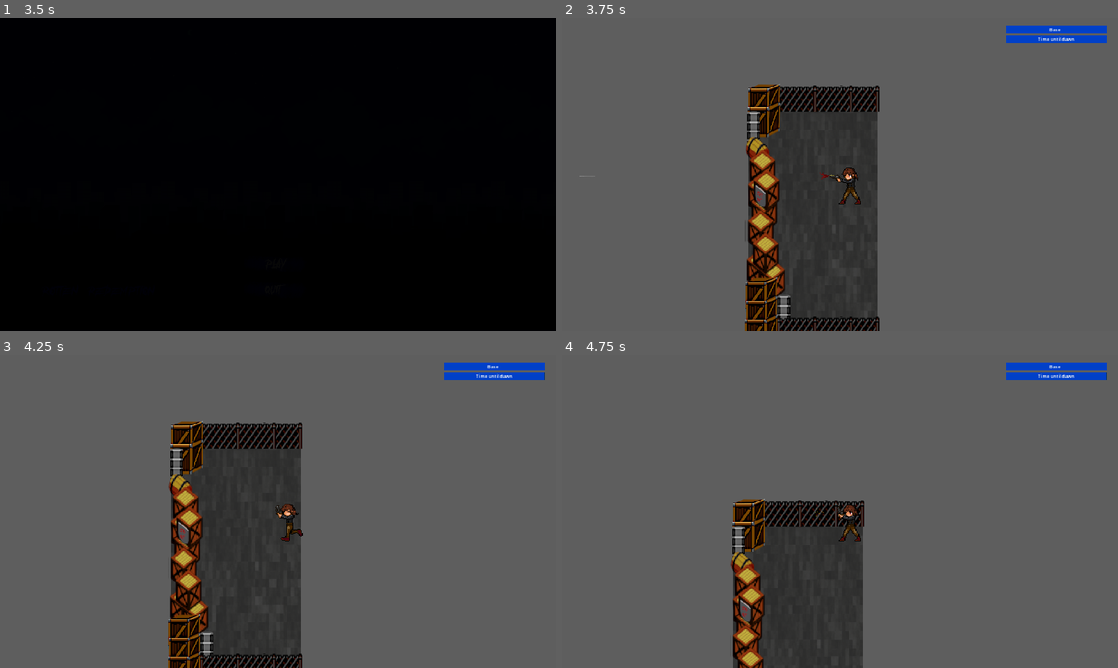
Above: before the commit, frames 1-4 (two rows, left to right).
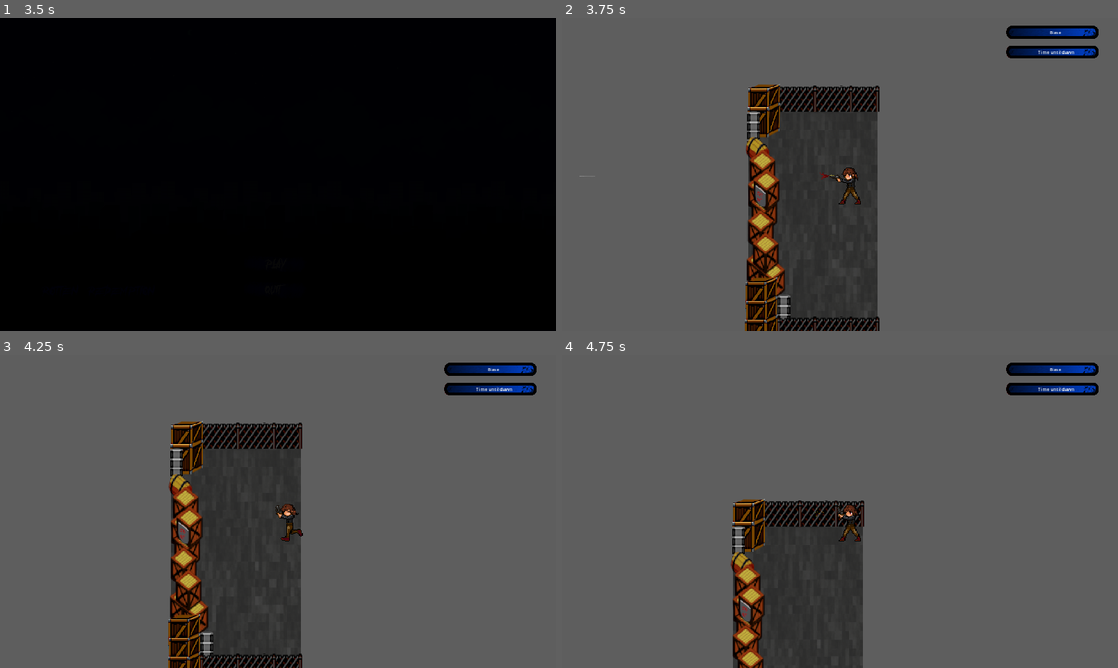
Above: after the commit, the same moments.

Repository: SysForgeStudio/rotten-redemption
Game: Godot game, scene res://Menu/main_menu.tscn
The game is run twice, just before and just after one commit, with the same random seed, the same clock (stepped at 60 frames per second) and the same inputs.
Inputs (mouse positions are in pixels of both pictures, inside the frame that each line leads up to):
- Up to frame 1 (3.5 s): click (278, 265) at 0.5 s; click (278, 265) at 1.25 s; move the mouse to (400, 158) at 2.02 s; hold D (move_right) 2.03-2.78 s; click (400, 158) at 2.1 s; move the mouse to (166, 190) at 2.77 s; hold S (move_down) from 2.78 s (still down); click (166, 190) at 2.85 s
- Up to frame 2 (3.75 s): move the mouse to (895, 105) at 3.52 s; release S (move_down) at 3.53 s; hold D (move_right) from 3.53 s (still down); click (895, 105) at 3.6 s
- Up to frame 3 (4.25 s): keep holding D (move_right)
- Up to frame 4 (4.75 s): move the mouse to (812, 574) at 4.27 s; release D (move_right) at 4.28 s; hold W (move_up) from 4.28 s (still down); click (812, 574) at 4.35 s

Frame 1 is identical in both runs. In frame 2, 1.6% of the frame differs, in the area x 32-98%, y 2-72%; in frame 3, 1.6%; in frame 4, 1.6%.

Commit message:
Progress bars

Diff:
--- a/World/world.gd
+++ b/World/world.gd
@@ -33,6 +33,7 @@
 func _on_base_base_health_depleted():
 	_apply_movement_on_children(get_node("Mobs"))
 	Game.game_over = true
+	get_node("WinTimer").paused = true
 	_change_scene_to_main_menu()
 
 func _on_win_timer_timeout():
--- a/World/world.tscn
+++ b/World/world.tscn
@@ -4,13 +4,9 @@
 [ext_resource type="PackedScene" uid="uid://ctr7fqw36hi21" path="res://World/background.tscn" id="1_u8ywu"]
 [ext_resource type="PackedScene" uid="uid://dgpsr34ysnpew" path="res://World/base.tscn" id="2_0s4u6"]
 [ext_resource type="PackedScene" uid="uid://qui5exiishrc" path="res://Player/player.tscn" id="2_7rait"]
+[ext_resource type="Texture2D" uid="uid://bcc5t86xfk08k" path="res://Menu/barUnder.png" id="2_gocse"]
 [ext_resource type="PackedScene" uid="uid://c4kjxcwaitwcu" path="res://World/wall.tscn" id="3_gev3e"]
-
-[sub_resource type="StyleBoxFlat" id="StyleBoxFlat_032p2"]
-bg_color = Color(0, 0.196078, 0.427451, 1)
-
-[sub_resource type="StyleBoxFlat" id="StyleBoxFlat_tld4h"]
-bg_color = Color(0, 0.25098, 0.784314, 1)
+[ext_resource type="Texture2D" uid="uid://cxgrlo83rs6r3" path="res://Menu/barProgress.png" id="3_it0oi"]
 
 [sub_resource type="Curve2D" id="Curve2D_tqtxj"]
 _data = {
@@ -99,7 +95,7 @@
 
 [node name="CanvasLayer" type="CanvasLayer" parent="."]
 
-[node name="BaseHealth" type="ProgressBar" parent="CanvasLayer"]
+[node name="BaseHealth" type="TextureProgressBar" parent="CanvasLayer"]
 anchors_preset = 1
 anchor_left = 1.0
 anchor_right = 1.0
@@ -108,44 +104,44 @@
 offset_right = -39.0
 offset_bottom = 53.0
 grow_horizontal = 0
-theme_override_styles/background = SubResource("StyleBoxFlat_032p2")
-theme_override_styles/fill = SubResource("StyleBoxFlat_tld4h")
 max_value = 200.0
-show_percentage = false
+texture_under = ExtResource("2_gocse")
+texture_progress = ExtResource("3_it0oi")
+texture_progress_offset = Vector2(10, 10)
 
 [node name="Base" type="Label" parent="CanvasLayer"]
 anchors_preset = 1
 anchor_left = 1.0
 anchor_right = 1.0
-offset_left = -237.0
-offset_top = 27.0
-offset_right = -200.0
-offset_bottom = 50.0
+offset_left = -235.0
+offset_top = 37.0
+offset_right = -198.0
+offset_bottom = 60.0
 grow_horizontal = 0
 text = "Base"
 
-[node name="NightTimer" type="ProgressBar" parent="CanvasLayer"]
+[node name="NightTimer" type="TextureProgressBar" parent="CanvasLayer"]
 anchors_preset = 1
 anchor_left = 1.0
 anchor_right = 1.0
 offset_left = -386.0
-offset_top = 60.0
+offset_top = 95.0
 offset_right = -39.0
-offset_bottom = 86.0
-grow_horizontal = 0
-theme_override_styles/background = SubResource("StyleBoxFlat_032p2")
-theme_override_styles/fill = SubResource("StyleBoxFlat_tld4h")
+offset_bottom = 121.0
+grow_horizontal = 0
 max_value = 180.0
-show_percentage = false
+texture_under = ExtResource("2_gocse")
+texture_progress = ExtResource("3_it0oi")
+texture_progress_offset = Vector2(10, 10)
 
 [node name="Night" type="Label" parent="CanvasLayer"]
 anchors_preset = 1
 anchor_left = 1.0
 anchor_right = 1.0
 offset_left = -276.0
-offset_top = 60.0
+offset_top = 105.0
 offset_right = -151.0
-offset_bottom = 83.0
+offset_bottom = 128.0
 grow_horizontal = 0
 text = "Time until dawn"
 
Binary file changed: Assets/city 1/base_walls.png
Binary file added: Menu/barProgress.png
Not shown, added: Menu/barProgress.png.import
Binary file added: Menu/barUnder.png
Not shown, added: Menu/barUnder.png.import
Not shown, added: Menu/bar_holder.png.import
